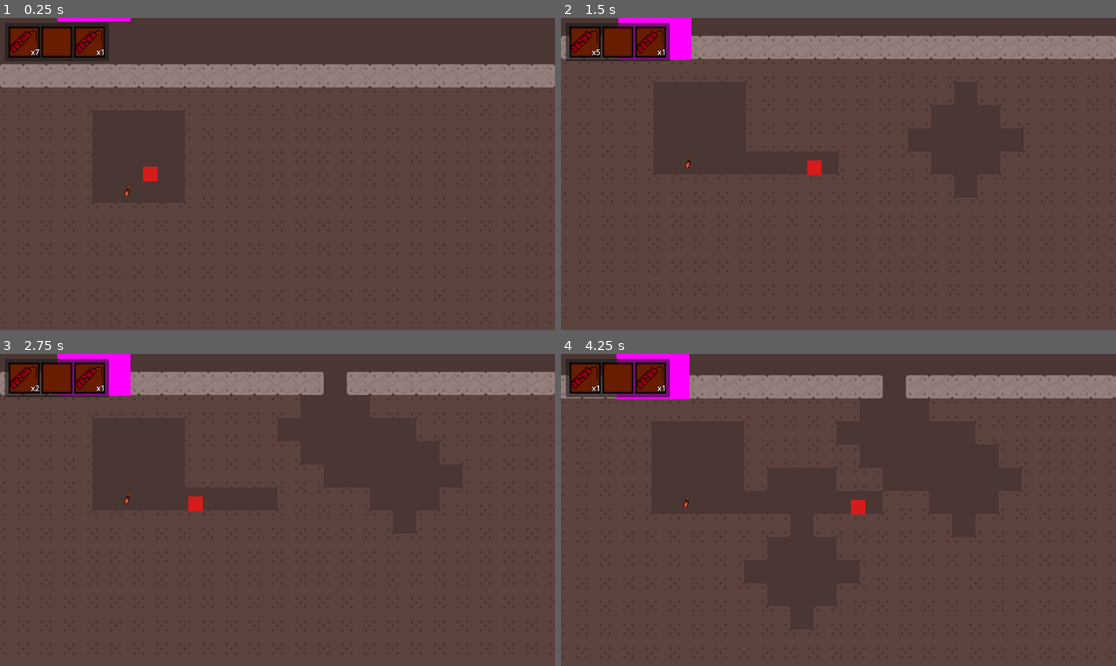
Above: before the commit, frames 1-4 (two rows, left to right).
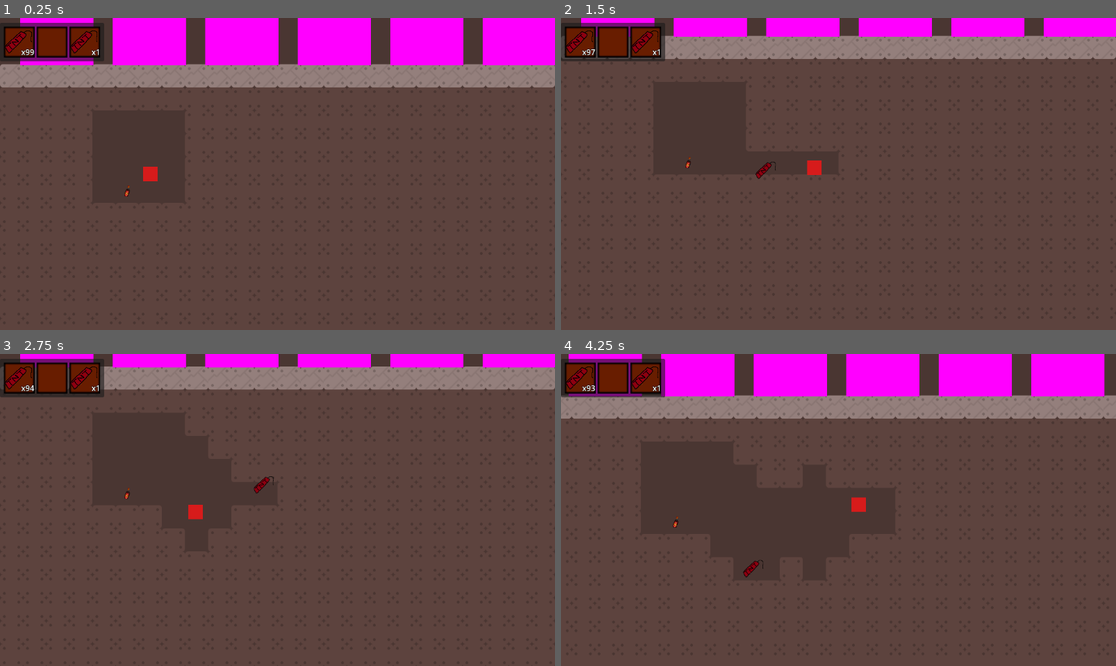
Above: after the commit, the same moments.

Repository: FlashBash21/City-Sinkers
Game: Godot game, scene res://Scenes/main.tscn
Two runs of this game, one before a commit and one after it. Both use one fixed random seed, a clock stepped at 60 frames per second and the inputs below.
Inputs (mouse positions are in pixels of both pictures, inside the frame that each line leads up to):
- Up to frame 1 (0.25 s): no input
- Up to frame 2 (1.5 s): tap Enter (use_item) at 0.5 s; move the mouse to (960, 158) at 0.52 s; press the mouse at (960, 158) at 0.53 s; hold D (move_right) from 0.53 s (still down); tap E (explode) at 0.6 s; tap Space (jump) at 0.77 s; move the mouse to (727, 189) at 1.27 s; release the mouse at (727, 189) at 1.28 s; click (727, 189) at 1.35 s
- Up to frame 3 (2.75 s): tap Space (jump) at 1.52, 2 s; tap Enter (use_item) at 1.55, 2.1 s; move the mouse to (333, 441) at 2.02 s; release D (move_right) at 2.03 s; hold A (move_left) from 2.03 s (still down); tap E (explode) at 2.3 s
- Up to frame 4 (4.25 s): move the mouse to (810, 572) at 2.77 s; release A (move_left) at 2.78 s; hold D (move_right) from 2.78 s (still down); tap E (explode) at 2.85 s; tap Space (jump) at 3.02, 3.77 s; click (810, 572) at 3.05 s; move the mouse to (1005, 556) at 3.52 s; press the mouse at (1005, 556) at 3.53 s; tap Enter (use_item) at 3.8 s

The runs differ from the first frame. In frame 1, 12% of the frame differs, in the area x 0-100%, y 0-16%; in frame 2, 5.6%; in frame 3, 7.6%; in frame 4, 18%, in the area x 0-100%, y 0-72%.

Commit message:
events, audio, tnt projectile
see above

Diff:
--- /dev/null
+++ b/Assets/Events/MakeBuildingResource.tres
@@ -0,0 +1,9 @@
+[gd_resource type="Resource" script_class="RandomEvent" load_steps=2 format=3 uid="uid://d33llt3ps7d5s"]
+
+[ext_resource type="Script" path="res://Scripts/Events/RandomEvent.gd" id="1_l10q5"]
+
+[resource]
+script = ExtResource("1_l10q5")
+NAME = "MakeBuilding"
+PICK_CHANCE = 20
+PICKABLE = true
--- /dev/null
+++ b/Assets/Events/RepairFoundation.tres
@@ -0,0 +1,9 @@
+[gd_resource type="Resource" script_class="RandomEvent" load_steps=2 format=3 uid="uid://cxyliu83bb810"]
+
+[ext_resource type="Script" path="res://Scripts/Events/RandomEvent.gd" id="1_rh2fv"]
+
+[resource]
+script = ExtResource("1_rh2fv")
+NAME = "RepairFoundation"
+PICK_CHANCE = 5
+PICKABLE = true
--- /dev/null
+++ b/Assets/test_inv 2.tres
@@ -0,0 +1,19 @@
+[gd_resource type="Resource" script_class="Inventory_Data" load_steps=6 format=3 uid="uid://c36716wbyhm8"]
+
+[ext_resource type="Script" path="res://Scripts/Inventory_Data.gd" id="1_evpty"]
+[ext_resource type="Resource" uid="uid://cuyep7xwtjd18" path="res://Assets/Items/tnt.tres" id="1_k5qt1"]
+[ext_resource type="Script" path="res://Scripts/Slot_Data.gd" id="2_oowti"]
+
+[sub_resource type="Resource" id="Resource_ogtwm"]
+script = ExtResource("2_oowti")
+item_data = ExtResource("1_k5qt1")
+quantity = 7
+
+[sub_resource type="Resource" id="Resource_6o8g2"]
+script = ExtResource("2_oowti")
+item_data = ExtResource("1_k5qt1")
+quantity = 1
+
+[resource]
+script = ExtResource("1_evpty")
+inv = Array[ExtResource("2_oowti")]([SubResource("Resource_ogtwm"), null, SubResource("Resource_6o8g2")])
--- a/Assets/test_inv.tres
+++ b/Assets/test_inv.tres
@@ -1,19 +1,19 @@
-[gd_resource type="Resource" script_class="Inventory_Data" load_steps=6 format=3 uid="uid://c36716wbyhm8"]
+[gd_resource type="Resource" script_class="Inventory_Data" load_steps=6 format=3 uid="uid://2yv8khaldk28"]
 
-[ext_resource type="Script" path="res://Scripts/Inventory_Data.gd" id="1_evpty"]
 [ext_resource type="Resource" uid="uid://cuyep7xwtjd18" path="res://Assets/Items/tnt.tres" id="1_k5qt1"]
-[ext_resource type="Script" path="res://Scripts/Slot_Data.gd" id="2_oowti"]
+[ext_resource type="Script" path="res://Scripts/Slot_Data.gd" id="2_3msma"]
+[ext_resource type="Script" path="res://Scripts/Inventory_Data.gd" id="3_5mok0"]
 
 [sub_resource type="Resource" id="Resource_ogtwm"]
-script = ExtResource("2_oowti")
+script = ExtResource("2_3msma")
 item_data = ExtResource("1_k5qt1")
-quantity = 7
+quantity = 99
 
 [sub_resource type="Resource" id="Resource_6o8g2"]
-script = ExtResource("2_oowti")
+script = ExtResource("2_3msma")
 item_data = ExtResource("1_k5qt1")
 quantity = 1
 
 [resource]
-script = ExtResource("1_evpty")
-inv = Array[ExtResource("2_oowti")]([SubResource("Resource_ogtwm"), null, SubResource("Resource_6o8g2")])
+script = ExtResource("3_5mok0")
+inv = Array[ExtResource("2_3msma")]([SubResource("Resource_ogtwm"), null, SubResource("Resource_6o8g2")])
--- a/Scenes/Building.tscn
+++ b/Scenes/Building.tscn
@@ -8,8 +8,11 @@
 size = Vector2(94.6154, 172.471)
 
 [node name="RigidBody2D" type="RigidBody2D"]
+show_behind_parent = true
+visibility_layer = 4
 position = Vector2(1.51, 2)
 collision_layer = 8
+collision_mask = 9
 max_contacts_reported = 8
 contact_monitor = true
 can_sleep = false
--- /dev/null
+++ b/Scenes/Events.gd
@@ -0,0 +1,34 @@
+extends Node
+@onready var buildingEvent : Node = $MakeBuilding
+@onready var foundationEvent : Node = $RepairFoundation
+@export var event_list: Array = []
+
+func PickEvent():
+	var event = pick_random_event() #holds the name of the event
+	print(event)
+	## Runs the correct event based on the choosen event
+	if(event == "MakeBuilding"):
+		buildingEvent.MakeBuilding()
+	elif(event == "RepairFoundation"):
+		foundationEvent.RepairFoundation()
+
+
+func pick_random_event(event_array: Array = event_list):
+	var choosen_value = null
+	if event_list.size() > 0:
+		var overall_chance = 0
+		for event in event_list:
+			if event.PICKABLE:
+				overall_chance += event.PICK_CHANCE
+		randomize()
+		var random_number = randi() % overall_chance
+		var offset = 0
+		for event in event_list:
+			if event.PICKABLE:
+				if random_number < event.PICK_CHANCE + offset:
+					choosen_value = event.NAME
+					break
+				else:
+					offset += event.PICK_CHANCE
+
+	return choosen_value
--- /dev/null
+++ b/Scenes/Events.tscn
@@ -0,0 +1,6 @@
+[gd_scene load_steps=2 format=3 uid="uid://dhuhxgtsnqj1"]
+
+[ext_resource type="Script" path="res://Scripts/Events/RandomEvent.gd" id="1_y0g1i"]
+
+[node name="RandomEvent" type="Node"]
+script = ExtResource("1_y0g1i")
--- a/Scenes/Inventory.gd
+++ /dev/null
@@ -1,16 +0,0 @@
-extends PanelContainer
-
-const Slot = preload("res://Scenes/Slot.tscn")
-
-@onready var item_grid : GridContainer = $MarginContainer/ItemGrid
-
-func _ready() -> void:
-	var inv_data = preload()
-
-func populate_item_grid(slot_datas : Array[Slot_Data]) -> void:
-	for child in item_grid.get_children():
-		child.queue_free()
-
-	for slot_data in slot_datas:
-		var slot = Slot.instantiate()
-		item_grid.add(slot)
--- a/Scenes/main.tscn
+++ b/Scenes/main.tscn
@@ -1,14 +1,21 @@
-[gd_scene load_steps=13 format=3 uid="uid://d2hq4dsbslnqq"]
+[gd_scene load_steps=20 format=3 uid="uid://d2hq4dsbslnqq"]
 
 [ext_resource type="Script" path="res://Scripts/main.gd" id="1_pfp6t"]
 [ext_resource type="Texture2D" uid="uid://bcl01mesrjvho" path="res://Assets/Sprites/temp_tilesheet.png" id="2_xdm3x"]
 [ext_resource type="Texture2D" uid="uid://b3xy1r1uk2tfd" path="res://Assets/Sprites/TNT_spritesheet.png" id="3_4eqvc"]
 [ext_resource type="PackedScene" uid="uid://ddl4ydxuxroyv" path="res://Scenes/Player.tscn" id="3_8cra8"]
-[ext_resource type="PackedScene" uid="uid://cjft75xkel4be" path="res://Scenes/Inventory.tscn" id="4_cibmb"]
-[ext_resource type="PackedScene" uid="uid://cktg4ln26tguc" path="res://Scenes/tnt.tscn" id="4_ny3hv"]
-[ext_resource type="Resource" uid="uid://c36716wbyhm8" path="res://Assets/test_inv.tres" id="4_yb6jo"]
+[ext_resource type="PackedScene" uid="uid://w8wi7hbk2n4j" path="res://Scenes/Inventory.tscn" id="4_cibmb"]
+[ext_resource type="PackedScene" uid="uid://dvadf3f78k2op" path="res://Scenes/tnt.tscn" id="4_ny3hv"]
+[ext_resource type="Resource" uid="uid://2yv8khaldk28" path="res://Assets/test_inv.tres" id="4_yb6jo"]
 [ext_resource type="Script" path="res://Scripts/InventoryInterface.gd" id="5_ixvd0"]
 [ext_resource type="PackedScene" uid="uid://dyfmi3mxfpa4d" path="res://Scenes/Building.tscn" id="7_lt5cm"]
+[ext_resource type="Resource" uid="uid://d33llt3ps7d5s" path="res://Assets/Events/MakeBuildingResource.tres" id="10_8jce4"]
+[ext_resource type="Script" path="res://Scripts/Timer.gd" id="10_dia0f"]
+[ext_resource type="Script" path="res://Scenes/Events.gd" id="11_6adbk"]
+[ext_resource type="Resource" uid="uid://cxyliu83bb810" path="res://Assets/Events/RepairFoundation.tres" id="11_b6rw2"]
+[ext_resource type="Script" path="res://Scripts/MakeBuilding.gd" id="13_ocvq2"]
+[ext_resource type="Script" path="res://Scripts/RepairFoundation.gd" id="13_xlq3o"]
+[ext_resource type="AudioStream" uid="uid://dn1w7d5enj7gy" path="res://Assets/SCB.mp3" id="16_2kg0m"]
 
 [sub_resource type="TileSetAtlasSource" id="TileSetAtlasSource_k5cjy"]
 texture = ExtResource("2_xdm3x")
@@ -295,6 +302,7 @@
 17:9/0 = 0
 17:9/0/physics_layer_0/linear_velocity = Vector2(0, 0)
 17:9/0/physics_layer_0/angular_velocity = 0.0
+17:9/0/physics_layer_0/polygon_0/points = PackedVector2Array(-32, 32, -32, -32, 32, -32, 32, 32)
 15:8/0 = 0
 15:8/0/physics_layer_0/linear_velocity = Vector2(0, 0)
 15:8/0/physics_layer_0/angular_velocity = 0.0
@@ -839,8 +847,55 @@
 layer_2/z_index = 0
 layer_2/tile_data = PackedInt32Array()
 
+[node name="UI" type="CanvasLayer" parent="."]
+
+[node name="InventoryInterface" type="Control" parent="UI"]
+layout_mode = 3
+anchors_preset = 15
+anchor_right = 1.0
+anchor_bottom = 1.0
+offset_left = -10.0
+offset_right = -10.0
+grow_horizontal = 2
+grow_vertical = 2
+size_flags_horizontal = 8
+size_flags_vertical = 8
+script = ExtResource("5_ixvd0")
+
+[node name="PlayerInventory" parent="UI/InventoryInterface" instance=ExtResource("4_cibmb")]
+layout_mode = 0
+offset_left = 10.0
+offset_top = 10.0
+offset_right = 26.0
+offset_bottom = 26.0
+
+[node name="RigidBody2D" parent="." instance=ExtResource("7_lt5cm")]
+visibility_layer = 2
+position = Vector2(-104, -139)
+freeze = true
+
+[node name="TNT" parent="." instance=ExtResource("4_ny3hv")]
+position = Vector2(309, 279)
+
+[node name="EventTimer" type="Timer" parent="."]
+process_callback = 0
+wait_time = 5.0
+one_shot = true
+script = ExtResource("10_dia0f")
+
+[node name="Events" type="Node" parent="."]
+script = ExtResource("11_6adbk")
+event_list = [ExtResource("10_8jce4"), ExtResource("11_b6rw2")]
+
+[node name="MakeBuilding" type="Node2D" parent="Events"]
+script = ExtResource("13_ocvq2")
+
+[node name="RepairFoundation" type="Node2D" parent="Events"]
+position = Vector2(203, -25)
+script = ExtResource("13_xlq3o")
+
 [node name="Player" parent="." instance=ExtResource("3_8cra8")]
-position = Vector2(58, 59)
+position = Vector2(58, 57)
 inventory_data = ExtResource("4_yb6jo")
 
 [node name="Camera2D" type="Camera2D" parent="Player"]
@@ -851,28 +906,8 @@
 limit_right = 2304
 position_smoothing_enabled = true
 
-[node name="UI" type="CanvasLayer" parent="."]
-
-[node name="InventoryInterface" type="Control" parent="UI"]
-layout_mode = 3
-anchors_preset = 15
-anchor_right = 1.0
-anchor_bottom = 1.0
-grow_horizontal = 2
-grow_vertical = 2
-size_flags_horizontal = 8
-size_flags_vertical = 8
-script = ExtResource("5_ixvd0")
-
-[node name="PlayerInventory" parent="UI/InventoryInterface" instance=ExtResource("4_cibmb")]
-layout_mode = 0
-offset_left = 10.0
-offset_top = 10.0
-offset_right = 26.0
-offset_bottom = 26.0
-
-[node name="RigidBody2D" parent="." instance=ExtResource("7_lt5cm")]
-position = Vector2(261.51, -150)
-
-[node name="TNT" parent="." instance=ExtResource("4_ny3hv")]
-position = Vector2(309, 279)
+[node name="AudioStreamPlayer" type="AudioStreamPlayer" parent="."]
+stream = ExtResource("16_2kg0m")
+autoplay = true
+
+[connection signal="timeout" from="EventTimer" to="." method="_on_event_timer_timeout"]
--- /dev/null
+++ b/Scenes/tnt_proj.tscn
@@ -0,0 +1,24 @@
+[gd_scene load_steps=4 format=3 uid="uid://dqw3b4nibxk0j"]
+
+[ext_resource type="Script" path="res://Scripts/TNT_Proj.gd" id="1_k1oac"]
+[ext_resource type="Texture2D" uid="uid://c6qqj2a86jjtm" path="res://Assets/Sprites/TNT.png" id="2_5id31"]
+
+[sub_resource type="RectangleShape2D" id="RectangleShape2D_cm4kq"]
+size = Vector2(16, 16)
+
+[node name="TNT_Proj" type="RigidBody2D"]
+collision_layer = 0
+gravity_scale = 2.66454e-15
+script = ExtResource("1_k1oac")
+
+[node name="CollisionShape2D" type="CollisionShape2D" parent="."]
+shape = SubResource("RectangleShape2D_cm4kq")
+
+[node name="Sprite2D" type="Sprite2D" parent="."]
+texture = ExtResource("2_5id31")
+
+[node name="Timer" type="Timer" parent="."]
+wait_time = 1.5
+one_shot = true
+
+[connection signal="timeout" from="Timer" to="." method="_on_timer_timeout"]
--- a/Scripts/Building.gd
+++ b/Scripts/Building.gd
@@ -3,16 +3,15 @@
 var resting_y = 0
 var moving_y = 0
 
-# Called when the node enters the scene tree for the first time.
 func _ready():
 	area = get_node("Area2D")
 
 
-# Called every frame. 'delta' is the elapsed time since the previous frame.
 func _process(_delta):
-	# when the building is not moving it won't interact with the player
+	# when the building is not moving it won't interact with the player and when it falls to far it breaks
+	var tiles_building_falls = 2
 	if get_linear_velocity() == Vector2(0,0):
-		if abs(resting_y - moving_y) > Tiles.TILE_SIZE.y * 8:
+		if abs(resting_y - moving_y) > Tiles.TILE_SIZE.y * tiles_building_falls:
 			queue_free()
 		resting_y = position.y
 		area.set_monitorable(false)
--- /dev/null
+++ b/Scripts/Events/RandomEvent.gd
@@ -0,0 +1,6 @@
+extends Resource
+class_name RandomEvent
+
+@export var NAME : String
+@export var PICK_CHANCE : int
+@export var PICKABLE : bool
--- /dev/null
+++ b/Scripts/MakeBuilding.gd
@@ -0,0 +1,40 @@
+extends Node2D
+var BuildingScene = preload("res://Scenes/Building.tscn")
+@onready var tilemap = get_node("/root/Main/TileMap")
+var BUILDING_POSITIONS = [Vector2i(1,2), Vector2i(5,2),Vector2i(9,2), Vector2i(13,2), Vector2i(17,2),
+						 Vector2i(21,2), Vector2i(25,2), Vector2i(29,2), Vector2i(33,2), Vector2i(37,2),
+						Vector2i(41,2)]
+var currentBuildings = []
+
+func initializeBuildings():
+	for b in BUILDING_POSITIONS:
+		var building = BuildingScene.instantiate()
+		add_child(building)
+		building.set_position(tilemap.map_to_local(b - Vector2i(0, 1)) )
+		currentBuildings.append(b)
+
+func MakeBuilding():
+	##chooses buildings position
+	randomize()
+	var p = (randi() % BUILDING_POSITIONS.size())
+	var check_position = BUILDING_POSITIONS[p]
+	print(check_position)
+
+
+	##checks if location is valid
+	for b in currentBuildings:
+		if b == check_position:
+			print("already a building here")
+			return
+
+	if check_position != null:
+			if tilemap.get_cell_atlas_coords(1, check_position, false) != Tiles.FOUNDATION:
+				print("no foundation")
+				return
+
+	##adds building if location is valid
+	print("building added")
+	var building = BuildingScene.instantiate()
+	add_child(building)
+	building.set_position(tilemap.map_to_local(check_position - Vector2i(0, 1)) )
+	currentBuildings.append(check_position)
--- /dev/null
+++ b/Scripts/RepairFoundation.gd
@@ -0,0 +1,8 @@
+extends Node2D
+
+@onready var tilemap = get_node("/root/Main/TileMap")
+
+func RepairFoundation():
+	var map_width = 36
+	for w in range(map_width):
+			tilemap.set_cell(1, Vector2i(w, 2), 0, Tiles.FOUNDATION, 0) #foundation block the buildings sit on
--- /dev/null
+++ b/Scripts/TNT_Proj.gd
@@ -0,0 +1,50 @@
+extends RigidBody2D
+
+#@onready var player : CharacterBody2D = $Player
+
+#spawn on player
+#give a vector velocity to position of mouse
+#when it hits a block it sticks to it?
+#have a timer that causes an explosion 1-2sec after velocity is zero
+#frees object
+@onready var tntTimer : Timer = $Timer
+@onready var tilemap = get_node("/root/Main/TileMap")
+var velocity
+var gravity = ProjectSettings.get_setting("physics/2d/default_gravity")
+var tile
+var no_Collision = true
+
+func set_vel(v, t):
+	velocity = v.normalized() * 800
+	tile = t
+# Called when the node enters the scene tree for the first time.
+
+
+func _ready():
+	tntTimer.start()
+
+
+# Called every frame. 'delta' is the elapsed time since the previous frame.
+func _physics_process(delta):
+	if(no_Collision):
+		velocity.y += gravity / 60
+	var x = move_and_collide(velocity * delta)
+	if x != null:
+		no_Collision = false
+		velocity = Vector2(0, 0)
+
+
+
+func _on_timer_timeout():
+	tile = tilemap.local_to_map(get("position"))
+	var surrounding_tiles = tilemap.get_surrounding_cells(tile)
+	if (tilemap.get_cell_atlas_coords(1, tile) == Tiles.DIRT || tilemap.get_cell_atlas_coords(1, tile) == Tiles.FOUNDATION):
+		tilemap.set_cell(1, tile, 0, Tiles.EMPTY, -1)
+	for t in surrounding_tiles:
+		var s_tiles2 = tilemap.get_surrounding_cells(t)
+		for t2 in s_tiles2:
+			if (tilemap.get_cell_atlas_coords(1, t2) == Tiles.DIRT || tilemap.get_cell_atlas_coords(1, t2) == Tiles.FOUNDATION):
+				tilemap.set_cell(1, t2, 0, Tiles.EMPTY, -1)
+		if (tilemap.get_cell_atlas_coords(1, t) == Tiles.DIRT || tilemap.get_cell_atlas_coords(1, t) == Tiles.FOUNDATION):
+				tilemap.set_cell(1, t, 0, Tiles.EMPTY, -1)
+	queue_free()
--- /dev/null
+++ b/Scripts/Timer.gd
@@ -0,0 +1,4 @@
+extends Timer
+
+func _ready():
+	start()
--- a/Scripts/main.gd
+++ b/Scripts/main.gd
@@ -2,17 +2,32 @@
 
 @onready var player : CharacterBody2D = $Player
 @onready var inventory_interface : Control = $UI/InventoryInterface
+@onready var tilemap : TileMap = $TileMap
+@onready var eventTimer : Timer = $EventTimer
+@onready var Events : Node = $Events
+@onready var makeBuildings : Node = $Events/MakeBuilding
 
-@onready var tilemap : TileMap = $TileMap
+
+
+
 var TNT
+var Throwable_tnt = preload("res://Scenes/tnt_proj.tscn")
 
 var map_width := 36
 var map_height := 22
 
 var buildings = []
 var Building = preload("res://Scenes/Building.tscn")
+
+var BUILDING_POSITIONS = [Vector2i(3,2), Vector2i(6,2),Vector2i(9,2), Vector2i(12,2), Vector2i(15,2),
+						 Vector2i(18,2), Vector2i(21,2), Vector2i(24,2), Vector2i(27,2), Vector2i(30,2),
+						Vector2i(33,2)]
+
+
+
 var resources = 10;
 var last_input
+
 
 # allows mining to destroy DIRT
 #breaks foreground tiles
@@ -27,29 +42,24 @@
 
 
 # allows explode to destroy DIRT and FOUNDATION
-func explode_at(tile:Vector2i):
-	var surrounding_tiles = tilemap.get_surrounding_cells(tile)
-	if (tilemap.get_cell_atlas_coords(1, tile) == Tiles.DIRT || tilemap.get_cell_atlas_coords(1, tile) == Tiles.FOUNDATION):
-		tilemap.set_cell(1, tile, 0, Tiles.EMPTY, -1)
-	for t in surrounding_tiles:
-		var s_tiles2 = tilemap.get_surrounding_cells(t)
-		for t2 in s_tiles2:
-			if (tilemap.get_cell_atlas_coords(1, t2) == Tiles.DIRT || tilemap.get_cell_atlas_coords(1, t2) == Tiles.FOUNDATION):
-				tilemap.set_cell(1, t2, 0, Tiles.EMPTY, -1)
-		if (tilemap.get_cell_atlas_coords(1, t) == Tiles.DIRT || tilemap.get_cell_atlas_coords(1, t) == Tiles.FOUNDATION):
-				tilemap.set_cell(1, t, 0, Tiles.EMPTY, -1)
+func explode_at(tile:Vector2i):    #target == tilemap.map_to_local(tile)
+	var tnt = Throwable_tnt.instantiate()
+	add_child(tnt)
+	tnt.set_position((player.get("position")) - Vector2(0,5))
+	tnt.set_vel(tilemap.map_to_local(tile) - tnt.get("position"), tile)
 
+	#tnt.set_velocity(1,1)
 
-# find the nearest empty tile that is outside the building
-func nearest_empty_tile():
-	# 1. get buildings location and size (using pixles?) and find all the tiles it is in and store them in an array (buildings_tiles)
-	# 2. use players position and get_surrounding_cells as an array of possible new locations to respawn
-	# 3. check each new location to see if it == Tile.EMPTY && != buildings_tiles
-	# 4. if true change the players location and break from function
-	# 5. if false call get_surround_cells on one of the previous surrounding cells and repeat from step 3
-	#     (should this be recursive or a loop?)
-	pass
-
+#	var surrounding_tiles = tilemap.get_surrounding_cells(tile)
+#	if (tilemap.get_cell_atlas_coords(1, tile) == Tiles.DIRT || tilemap.get_cell_atlas_coords(1, tile) == Tiles.FOUNDATION):
+#		tilemap.set_cell(1, tile, 0, Tiles.EMPTY, -1)
+#	for t in surrounding_tiles:
+#		var s_tiles2 = tilemap.get_surrounding_cells(t)
+#		for t2 in s_tiles2:
+#			if (tilemap.get_cell_atlas_coords(1, t2) == Tiles.DIRT || tilemap.get_cell_atlas_coords(1, t2) == Tiles.FOUNDATION):
+#				tilemap.set_cell(1, t2, 0, Tiles.EMPTY, -1)
+#		if (tilemap.get_cell_atlas_coords(1, t) == Tiles.DIRT || tilemap.get_cell_atlas_coords(1, t) == Tiles.FOUNDATION):
+#				tilemap.set_cell(1, t, 0, Tiles.EMPTY, -1)
 
 #respawns the player 4 tiles to the left
 func respawn():
@@ -58,18 +68,20 @@
 	tilemap.set_cell(1, tilemap.local_to_map(player.get("position")), 0, Tiles.EMPTY, -1)
 
 
+
 # Called when the node enters the scene tree for the first time.
 func _ready():
+	#sets timer
+	eventTimer = $EventTimer
+	eventTimer.start()
 
+	#sets player
 	player = $Player
 	player.respawn_me.connect(respawn)
-	#tilemap = get_node("TileMap")
+	player.set_position(tilemap.map_to_local(Vector2i(6,6)))
 
 	TNT = get_node("TNT")
 	TNT.set_position(tilemap.map_to_local(Vector2i(5, 7)))
-
-	player.set_position(tilemap.map_to_local(Vector2i(6,6)))
-
 
 	# sets main tiles
 	for w in range(map_width):
@@ -88,9 +100,13 @@
 	#setup inventory
 	inventory_interface.set_player_inventory_data(player.inventory_data)
 
+	makeBuildings.initializeBuildings()
+
 
 # Called every frame. 'delta' is the elapsed time since the previous frame.
 func _process(_delta):
+
+	#print(eventTimer.time_left)
 	var tile_to_mine = -1; #check CellNeighbor Enum on https://docs.godotengine.org/en/stable/classes/class_tileset.html#enum-tileset-cellneighbor
 	var mousePosition = tilemap.local_to_map(get_global_mouse_position())
 	var playerPosition = tilemap.local_to_map(player.get_position())
@@ -142,3 +158,8 @@
 #	print(tilemap.local_to_map(player.get_position()))
 #	print(tilemap.local_to_map(get_global_mouse_position()) - tilemap.local_to_map(player.get_position()))
 #	print((mousePosition - playerPosition).length_squared())
+
+
+func _on_event_timer_timeout():
+	Events.PickEvent()
+	eventTimer.start()
--- a/project.godot
+++ b/project.godot
@@ -24,8 +24,17 @@
 
 project/assembly_name="City-Sinkers"
 
+[editor]
+
+movie_writer/movie_file="C:/Users/darth/Videos/events.avi"
+
 [input]
 
+mine_left={
+"deadzone": 0.5,
+"events": [Object(InputEventKey,"resource_local_to_scene":false,"resource_name":"","device":-1,"window_id":0,"alt_pressed":false,"shift_pressed":false,"ctrl_pressed":false,"meta_pressed":false,"pressed":false,"keycode":0,"physical_keycode":4194319,"key_label":0,"unicode":0,"echo":false,"script":null)
+]
+}
 move_left={
 "deadzone": 0.5,
 "events": [Object(InputEventKey,"resource_local_to_scene":false,"resource_name":"","device":-1,"window_id":0,"alt_pressed":false,"shift_pressed":false,"ctrl_pressed":false,"meta_pressed":false,"pressed":false,"keycode":0,"physical_keycode":65,"key_label":0,"unicode":97,"echo":false,"script":null)
@@ -39,6 +48,41 @@
 jump={
 "deadzone": 0.5,
 "events": [Object(InputEventKey,"resource_local_to_scene":false,"resource_name":"","device":-1,"window_id":0,"alt_pressed":false,"shift_pressed":false,"ctrl_pressed":false,"meta_pressed":false,"pressed":false,"keycode":0,"physical_keycode":32,"key_label":0,"unicode":32,"echo":false,"script":null)
+]
+}
+mine_right={
+"deadzone": 0.5,
+"events": [Object(InputEventKey,"resource_local_to_scene":false,"resource_name":"","device":-1,"window_id":0,"alt_pressed":false,"shift_pressed":false,"ctrl_pressed":false,"meta_pressed":false,"pressed":false,"keycode":0,"physical_keycode":4194321,"key_label":0,"unicode":0,"echo":false,"script":null)
+]
+}
+mine_up={
+"deadzone": 0.5,
+"events": [Object(InputEventKey,"resource_local_to_scene":false,"resource_name":"","device":-1,"window_id":0,"alt_pressed":false,"shift_pressed":false,"ctrl_pressed":false,"meta_pressed":false,"pressed":false,"keycode":0,"physical_keycode":4194320,"key_label":0,"unicode":0,"echo":false,"script":null)
+]
+}
+mine_down={
+"deadzone": 0.5,
+"events": [Object(InputEventKey,"resource_local_to_scene":false,"resource_name":"","device":-1,"window_id":0,"alt_pressed":false,"shift_pressed":false,"ctrl_pressed":false,"meta_pressed":false,"pressed":false,"keycode":0,"physical_keycode":4194322,"key_label":0,"unicode":0,"echo":false,"script":null)
+]
+}
+right_click={
+"deadzone": 0.5,
+"events": [Object(InputEventMouseButton,"resource_local_to_scene":false,"resource_name":"","device":-1,"window_id":0,"alt_pressed":false,"shift_pressed":false,"ctrl_pressed":false,"meta_pressed":false,"button_mask":2,"position":Vector2(168, 13),"global_position":Vector2(172, 56),"factor":1.0,"button_index":2,"canceled":false,"pressed":true,"double_click":false,"script":null)
+]
+}
+use_item={
+"deadzone": 0.5,
+"events": [Object(InputEventKey,"resource_local_to_scene":false,"resource_name":"","device":-1,"window_id":0,"alt_pressed":false,"shift_pressed":false,"ctrl_pressed":false,"meta_pressed":false,"pressed":false,"keycode":0,"physical_keycode":4194309,"key_label":0,"unicode":0,"echo":false,"script":null)
+]
+}
+select_left={
+"deadzone": 0.5,
+"events": [Object(InputEventKey,"resource_local_to_scene":false,"resource_name":"","device":-1,"window_id":0,"alt_pressed":false,"shift_pressed":true,"ctrl_pressed":false,"meta_pressed":false,"pressed":false,"keycode":0,"physical_keycode":4194319,"key_label":0,"unicode":0,"echo":false,"script":null)
+]
+}
+select_right={
+"deadzone": 0.5,
+"events": [Object(InputEventKey,"resource_local_to_scene":false,"resource_name":"","device":-1,"window_id":0,"alt_pressed":false,"shift_pressed":true,"ctrl_pressed":false,"meta_pressed":false,"pressed":false,"keycode":0,"physical_keycode":4194321,"key_label":0,"unicode":0,"echo":false,"script":null)
 ]
 }
 place_block={
@@ -62,21 +106,6 @@
 "events": [Object(InputEventKey,"resource_local_to_scene":false,"resource_name":"","device":-1,"window_id":0,"alt_pressed":false,"shift_pressed":false,"ctrl_pressed":false,"meta_pressed":false,"pressed":false,"keycode":0,"physical_keycode":83,"key_label":0,"unicode":115,"echo":false,"script":null)
 ]
 }
-use_item={
-"deadzone": 0.5,
-"events": [Object(InputEventKey,"resource_local_to_scene":false,"resource_name":"","device":-1,"window_id":0,"alt_pressed":false,"shift_pressed":false,"ctrl_pressed":false,"meta_pressed":false,"pressed":false,"keycode":0,"physical_keycode":4194309,"key_label":0,"unicode":0,"echo":false,"script":null)
-]
-}
-select_left={
-"deadzone": 0.5,
-"events": [Object(InputEventKey,"resource_local_to_scene":false,"resource_name":"","device":-1,"window_id":0,"alt_pressed":false,"shift_pressed":true,"ctrl_pressed":false,"meta_pressed":false,"pressed":false,"keycode":0,"physical_keycode":4194319,"key_label":0,"unicode":0,"echo":false,"script":null)
-]
-}
-select_right={
-"deadzone": 0.5,
-"events": [Object(InputEventKey,"resource_local_to_scene":false,"resource_name":"","device":-1,"window_id":0,"alt_pressed":false,"shift_pressed":true,"ctrl_pressed":false,"meta_pressed":false,"pressed":false,"keycode":0,"physical_keycode":4194321,"key_label":0,"unicode":0,"echo":false,"script":null)
-]
-}
 
 [layer_names]
 
Not shown, added: Assets/SCB.mp3.import
Not shown: 1 places in Scenes/Inventory.tscn that only renumber resources
Not shown: 1 places in Scenes/tnt.tscn that only renumber resources
Not shown, added: Assets/SCB.mp3
